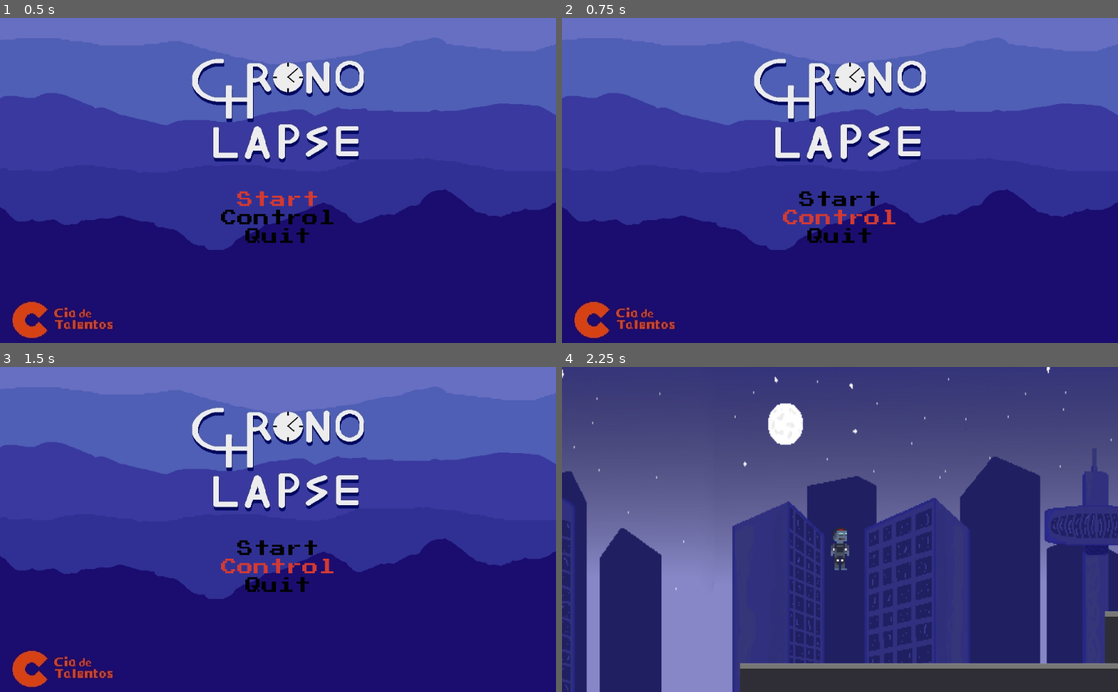
Above: before the commit, frames 1-4 (two rows, left to right).
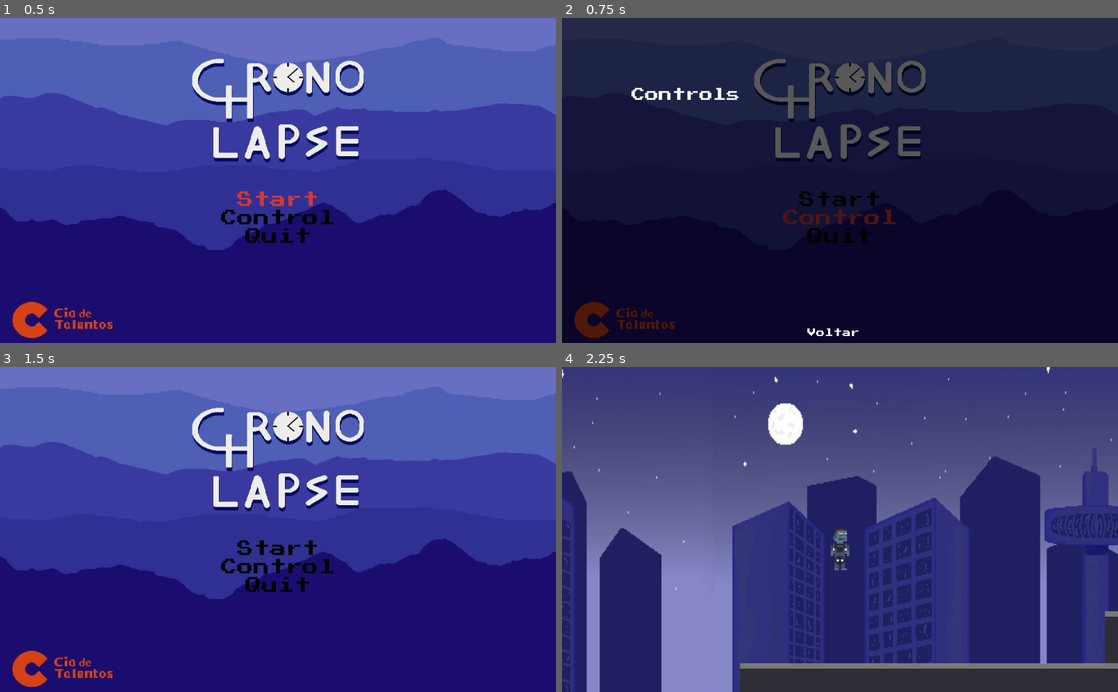
Above: after the commit, the same moments.

Repository: 2023M1T9-Inteli/grupo2
Game: Godot game, scene res://Cenas/primeira_tela.tscn
Two runs of this game, one before a commit and one after it. Both use one fixed random seed, a clock stepped at 60 frames per second and the inputs below. This scene is started directly instead of the project's main scene.
Inputs (mouse positions are in pixels of both pictures, inside the frame that each line leads up to):
- Up to frame 1 (0.5 s): no input
- Up to frame 2 (0.75 s): click "Control" at 0.5 s
- Up to frame 3 (1.5 s): click (272, 682) at 1.25 s, where only the run after the commit has a clickable "Voltar"
- Up to frame 4 (2.25 s): click "Start" at 2 s

Frame 1 is identical in both runs. In frame 2, 100% of the frame differs, in the area x 0-100%, y 0-100%; in frame 3, 0.4%; in frame 4, nothing differs.
Error before the commit: Attempt to call function 'instance' in base 'null instance' on a null instance. (res://Script/primeira_tela.gd:15)

Commit message:
Comentar
Esse código está comentado em primeiramente agora em algumas partes

Diff:
--- a/Game Mario/Cenas/Cena2.tscn
+++ b/Game Mario/Cenas/Cena2.tscn
@@ -7,7 +7,27 @@
 [ext_resource path="res://Script/plataforma_movel2.gd" type="Script" id=5]
 [ext_resource path="res://tileset/floor.tres" type="TileSet" id=6]
 
+[sub_resource type="GDScript" id=1]
+script/source = "extends Node
+
+
+# Declare member variables here. Examples:
+# var a = 2
+# var b = \"text\"
+
+
+# Called when the node enters the scene tree for the first time.
+func _ready():
+	pass # Replace with function body.
+
+
+# Called every frame. 'delta' is the elapsed time since the previous frame.
+#func _process(delta):
+#	pass
+"
+
 [node name="Cena2" type="Node"]
+script = SubResource( 1 )
 
 [node name="Player" parent="." instance=ExtResource( 1 )]
 position = Vector2( -1031, 391 )
--- /dev/null
+++ b/Game Mario/Cenas/ControlScreens.tscn
@@ -0,0 +1,79 @@
+[gd_scene load_steps=10 format=2]
+
+[ext_resource path="res://Script/letras/PressStart2P.ttf" type="DynamicFontData" id=1]
+[ext_resource path="res://Script/ControlScreens.gd" type="Script" id=2]
+
+[sub_resource type="DynamicFont" id=1]
+size = 25
+font_data = ExtResource( 1 )
+
+[sub_resource type="StyleBoxFlat" id=2]
+bg_color = Color( 0.6, 0.6, 0.6, 0 )
+
+[sub_resource type="StyleBoxFlat" id=3]
+bg_color = Color( 0.6, 0.6, 0.6, 0 )
+
+[sub_resource type="StyleBoxFlat" id=4]
+bg_color = Color( 0.6, 0.6, 0.6, 0 )
+
+[sub_resource type="StyleBoxFlat" id=5]
+bg_color = Color( 0.6, 0.6, 0.6, 0 )
+
+[sub_resource type="Theme" id=6]
+Button/colors/font_color = Color( 0, 0, 0, 1 )
+Button/colors/font_color_disabled = Color( 0, 0, 0, 1 )
+Button/colors/font_color_focus = Color( 0, 0, 0, 1 )
+Button/colors/font_color_hover = Color( 0, 0, 0, 1 )
+Button/colors/font_color_pressed = Color( 0, 0, 0, 1 )
+Button/constants/hseparation = 0
+Button/fonts/font = null
+Button/styles/disabled = null
+Button/styles/focus = SubResource( 2 )
+Button/styles/hover = SubResource( 3 )
+Button/styles/normal = SubResource( 4 )
+Button/styles/pressed = SubResource( 5 )
+
+[sub_resource type="DynamicFont" id=7]
+font_data = ExtResource( 1 )
+
+[node name="ControlScreens" type="Control"]
+anchor_right = 1.0
+anchor_bottom = 1.0
+script = ExtResource( 2 )
+
+[node name="BG" type="ColorRect" parent="."]
+anchor_right = 1.0
+anchor_bottom = 1.0
+color = Color( 0, 0, 0, 0.627451 )
+
+[node name="Info" type="Label" parent="BG"]
+anchor_left = 0.5
+anchor_top = 0.5
+anchor_right = 0.5
+anchor_bottom = 0.5
+margin_left = -384.0
+margin_top = -212.0
+margin_right = 384.0
+margin_bottom = 212.0
+custom_fonts/font = SubResource( 1 )
+text = "Controls
+"
+
+[node name="returnBtn" type="Button" parent="."]
+anchor_left = 0.5
+anchor_top = 1.0
+anchor_right = 0.5
+anchor_bottom = 1.0
+margin_left = -78.0
+margin_top = -122.0
+margin_right = 54.0
+margin_bottom = -77.0
+theme = SubResource( 6 )
+custom_colors/font_color_focus = Color( 0.827451, 0.231373, 0.203922, 1 )
+custom_colors/font_color = Color( 1, 1, 1, 1 )
+custom_colors/font_color_hover = Color( 0.827451, 0.231373, 0.203922, 1 )
+custom_colors/font_color_pressed = Color( 0.905882, 0.494118, 0.0431373, 1 )
+custom_fonts/font = SubResource( 7 )
+text = "Voltar"
+
+[connection signal="pressed" from="returnBtn" to="." method="_on_returnBtn_pressed"]
--- a/Game Mario/Cenas/plataforma_movel.tscn
+++ b/Game Mario/Cenas/plataforma_movel.tscn
@@ -1,8 +1,8 @@
 [gd_scene load_steps=7 format=2]
 
-[ext_resource path="res://imagens/Grey On (32x8).png" type="Texture" id=2]
-[ext_resource path="res://Script/plataforma_movel.gd" type="Script" id=3]
-[ext_resource path="res://imagens/plataforma_movel2.png" type="Texture" id=4]
+[ext_resource path="res://Script/plataforma_movel.gd" type="Script" id=1]
+[ext_resource path="res://imagens/plataforma_movel2.png" type="Texture" id=2]
+[ext_resource path="res://imagens/Grey On (32x8).png" type="Texture" id=3]
 
 [sub_resource type="RectangleShape2D" id=1]
 extents = Vector2( 14.75, 17.75 )
--- a/Game Mario/Cenas/primeira_tela.tscn
+++ b/Game Mario/Cenas/primeira_tela.tscn
@@ -1,8 +1,8 @@
 [gd_scene load_steps=10 format=2]
 
 [ext_resource path="res://Script/letras/PressStart2P.ttf" type="DynamicFontData" id=1]
-[ext_resource path="res://Script/primeira_tela.gd" type="Script" id=2]
-[ext_resource path="res://imagens/BackgroundTelaInicial.jpeg" type="Texture" id=3]
+[ext_resource path="res://imagens/BackgroundTelaInicial.jpeg" type="Texture" id=2]
+[ext_resource path="res://Script/primeira_tela.gd" type="Script" id=3]
 
 [sub_resource type="StyleBoxFlat" id=3]
 bg_color = Color( 0.6, 0.6, 0.6, 0 )
--- /dev/null
+++ b/Game Mario/Script/ControlScreens.gd
@@ -0,0 +1,20 @@
+extends Control
+
+
+# Declare member variables here. Examples:
+# var a = 2
+# var b = "text"
+
+
+# Called when the node enters the scene tree for the first time.
+func _ready():
+	pass # Replace with function body.s
+
+
+# Called every frame. 'delta' is the elapsed time since the previous frame.
+#func _process(delta):
+#	pass
+
+#quando botão é pressionado volta para cena anterior
+func _on_returnBtn_pressed():
+	queue_free()
--- a/Game Mario/Script/Monstro.gd
+++ b/Game Mario/Script/Monstro.gd
@@ -5,11 +5,13 @@
 var posicao_final
 var velocidade = 0.5
 
+# a primeira do relógio(TicTac), pega seu inicio, fim e deixa na primeira posição da imagem
 func _ready():
 	$Sprite.play("walk")
 	posicao_inicial = $".".position.x
 	posicao_final = posicao_inicial +  100
 
+#está fazendo com que o a personagem relógio(TicTac) seja processada várias vezes para sua locomoção e mudança de imagem dela
 func _process(delta):
 
 	if (posicao_inicial <= posicao_final and flip):
@@ -24,6 +26,6 @@
 		if($".".position.x <= posicao_inicial):
 			flip = true
 
-
+#quando o persagem principal pular em cima do relógio(TicTac) ele irá morrer(desaparecer da tela)
 func dano():
 	$".".queue_free()
--- a/Game Mario/Script/Passagem.gd
+++ b/Game Mario/Script/Passagem.gd
@@ -1,4 +1,5 @@
 extends Area2D
 
+#vai para próxima fase do jogo
 func _on_Passagem_body_entered(body):
 	get_tree().change_scene("res://Cenas/Cena2.tscn")
--- a/Game Mario/Script/Player (2).gd
+++ b/Game Mario/Script/Player (2).gd
@@ -14,13 +14,13 @@
 var rewind_length = (60 * 3) # 180 this is 3seconds running at 60fps
 var rewind_ghost = load("res://Cenas/rewind_ghost.tscn") # direct to a sprite we'll use as a ghost
 
-
+#aciona os processos físico do personagem, ou seja, a movimentação de andar para os lados e pular. Além de conter a gravdidade para queda da personagem
 func _physics_process(delta):
 	handle_rewind_function()
 	motion.y += GRAVITY
 	player_movement()
 
-	if is_on_floor(): # colcoar
+	if is_on_floor(): # AVISO do que falta: colcoar imagme do pulo quando tiver pronta
 #		print("esta no chao")
 		if Input.is_action_pressed("ui_up"):
 			motion.y = JUMP_HEIGHT
@@ -65,6 +65,7 @@
 		if(recorded_data.size() > rewind_length): #our record is longer than 3 secs, remove last frame
 			recorded_data.pop_back()
 
+#movimentos da personagem principal(Player), como andar para os lados e pular
 func player_movement():
 	if Input.is_action_pressed("ui_right"):
 		motion.x = SPEED
--- a/Game Mario/Script/Player.gd
+++ b/Game Mario/Script/Player.gd
@@ -6,7 +6,7 @@
 var JUMP_HEIGHT = -800 # antes era 550
 
 var motion = Vector2() # vai passar duas variaveis x e y.
-
+#aciona os processos físico do personagem, ou seja, a movimentação de andar para os lados e pular. Além de conter a gravdidade para queda da personagem
 func _physics_process(delta):
 
 	motion.y += GRAVITY
--- a/Game Mario/Script/plataforma_movel.gd
+++ b/Game Mario/Script/plataforma_movel.gd
@@ -19,7 +19,7 @@
 		move_direction = Vector2.UP * distance
 	else:
 		Vector2.DOWN * distance
-	duration = move_direction.length() / float(speed*16)
+	duration = move_direction.length() / float(speed * 16)
 	tween.interpolate_property(
 		platform,"position", Vector2.ZERO,move_direction,duration,
 		Tween.TRANS_LINEAR,Tween.EASE_IN_OUT,WAIT_DURATION
@@ -27,7 +27,7 @@
 
 	tween.interpolate_property(
 		platform,"position", move_direction,Vector2.ZERO,duration,
-		Tween.TRANS_LINEAR,Tween.EASE_IN_OUT,duration + WAIT_DURATION *2
+		Tween.TRANS_LINEAR,Tween.EASE_IN_OUT, duration + WAIT_DURATION * 2
 	)
 
 	tween.start()
--- a/Game Mario/Script/primeira_tela.gd
+++ b/Game Mario/Script/primeira_tela.gd
@@ -2,18 +2,20 @@
 
 
 
-
+#coloca o foco de uma cor em um botão para saber onde é o inicio
 func _ready():
 	$controls/startBtn.grab_focus()
 
 
+#vai para a proxima tela
+func _on_startBtn_pressed():
+	get_tree().change_scene("res://Cenas/World.tscn")
 
-func _on_startBtn_pressed():
-	get_tree().change_scene("res://Cenas/World.tscn")#vai para a proxima tela
+#aparecer menu de controle e voltar para tela de início se for requerido
+func _on_controlBtn_pressed():
+	var controlScreen = load("res://Cenas/ControlScreens.tscn").instance()
+	get_tree().current_scene.add_child(controlScreen)
 
-func _on_controlBtn_pressed():
-	var controlScreen = load("res://ControlScreens.tscn").instance() #aparecer menu de controle
-	get_tree().current_scene.add_child(controlScreen) #voltar ao menu
-
+#fecha a tela do programa
 func _on_quitBtn_pressed():
-	get_tree().quit() #do proprio programa que fecha ele
+	get_tree().quit()
Not shown: 1 places in Game Mario/Cenas/Cena2.tscn that only renumber resources
Not shown: 3 places in Game Mario/Cenas/plataforma_movel.tscn that only renumber resources
Not shown: 1 places in Game Mario/Cenas/primeira_tela.tscn that only renumber resources
